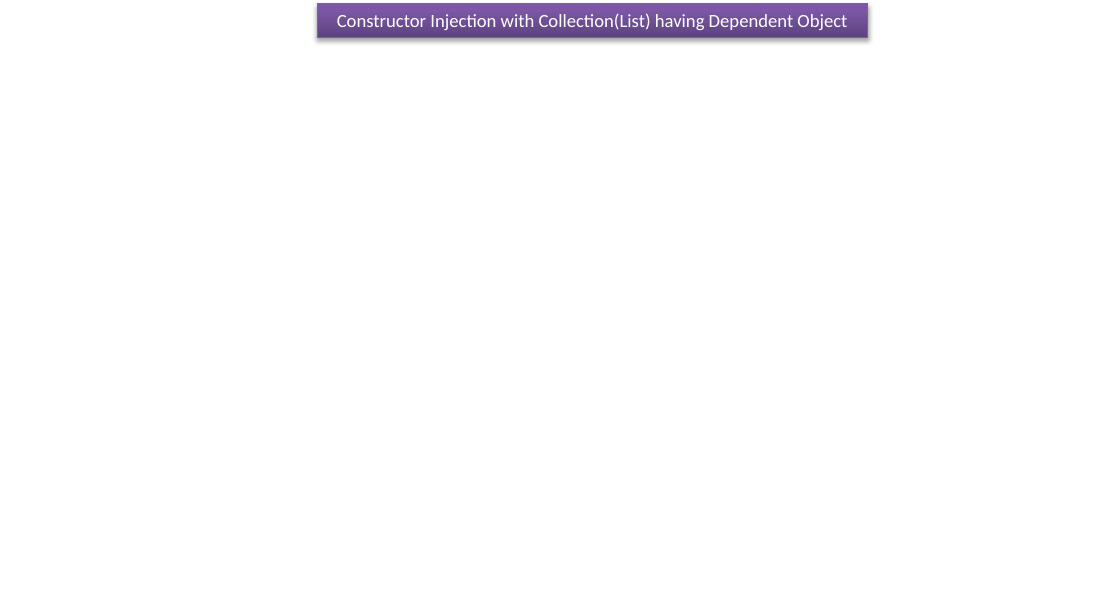
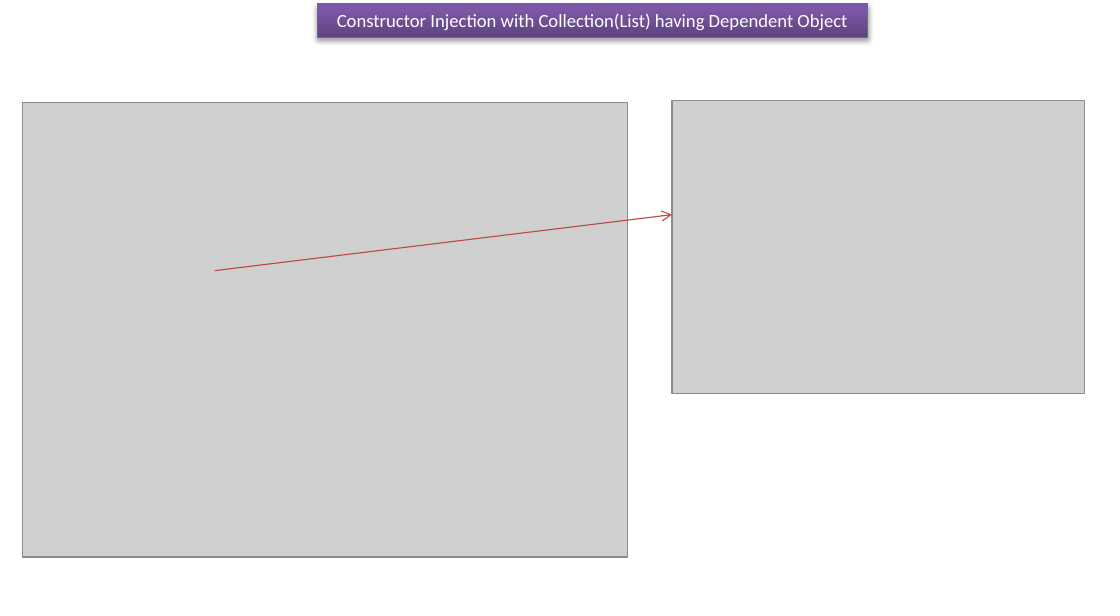
Before and after one commit to ramram43210/javaee, a slide deck: slide 2 of Later/Spring/4_Dependency_Injection/10/Constructor Injection with Collection having Dependent Object.pptx. Drawn at 1120x616 pixels with LibreOffice and Linux fonts; fonts in the diff are those of the drawing; grey boxes stand for pictures. Boxes give left, top, right and bottom in pixels: in the first picture for what was removed or moved away, otherwise in the second. Text is boxed around its words. In the diff, an @@ line names an element or a change of style, - is before the commit and + after.

```diff
--- a/Later/Spring/4_Dependency_Injection/10/Constructor Injection with Collection having Dependent Object.pptx
+++ b/Later/Spring/4_Dependency_Injection/10/Constructor Injection with Collection having Dependent Object.pptx
@@ picture added at box(22, 103, 627, 558) @@
@@ picture added at box(672, 101, 1084, 393) @@
@@ arrow added from (215, 271) to (672, 215), #BF4C48 0.75 pt @@
```
Also in this commit, not shown: 3 other slides changed.
